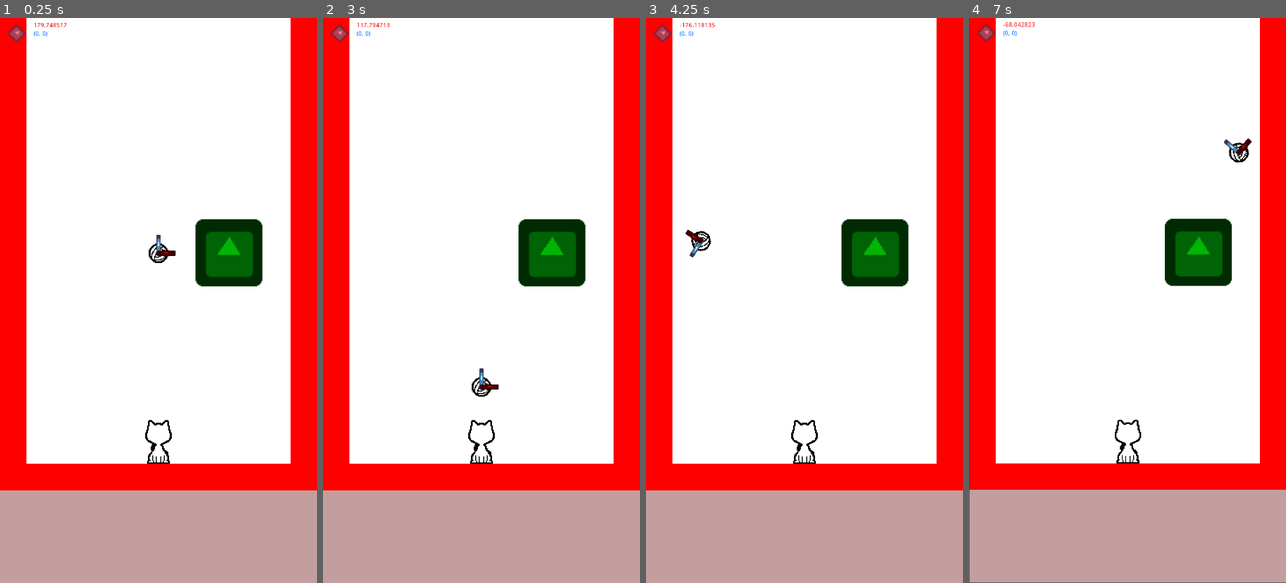
Above: before the commit, frames 1-4 (left to right).
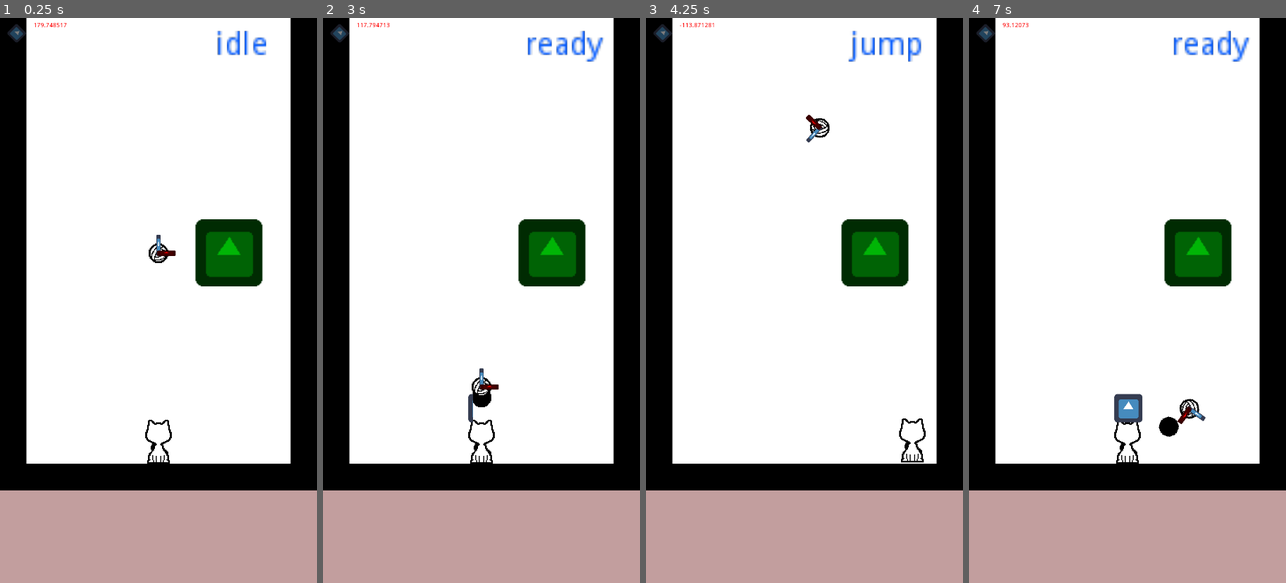
Above: after the commit, the same moments.

Repository: YongHyun-Yi/cat_and_ball
Game: Godot game, scene res://scene/ingame.tscn
Two runs of this game, one before a commit and one after it. Both use one fixed random seed, a clock stepped at 60 frames per second and the inputs below. The engine's default icon, where the game draws it, is replaced by a stand-in: a white triangle on a blue panel in a dark square.
Inputs (mouse positions are in pixels of both pictures, inside the frame that each line leads up to):
- Up to frame 1 (0.25 s): no input
- Up to frame 2 (3 s): click (338, 34) at 0.5 s; click (338, 34) at 1.25 s; click (338, 34) at 2 s; move the mouse to (551, 272) at 2.77 s; hold Right (ui_right) from 2.78 s (still down); tap X (ui_attack) at 2.85 s; click (551, 272) at 2.92 s
- Up to frame 3 (4.25 s): tap Z (ui_jump) at 3.02, 3.05, 3.32 s; release Right (ui_right) at 3.5 s; drag from (741, 328) to (874, 255) at 3.52 s
- Up to frame 4 (7 s): move the mouse to (1159, 176) at 4.27 s; hold Left (ui_left) 4.28-5 s; tap X (ui_attack) at 4.35 s; click (1159, 176) at 4.42 s; tap Z (ui_jump) at 4.55, 5.85, 6.02, 6.32 s; drag from (1111, 413) to (1032, 215) at 5.02 s; move the mouse to (1222, 385) at 5.77 s; hold Right (ui_right) 5.78-6.5 s; click (1222, 385) at 5.92 s; drag from (1032, 215) to (1127, 441) at 6.52 s

The runs differ from the first frame. In frame 1, 19% of the frame differs, in the area x 0-100%, y 0-84%; in frame 2, 19%; in frame 3, 19%; in frame 4, 20%, in the area x 0-100%, y 0-100%.
Error before the commit: Parse Error: Parse error: Spaces used before tabs on a line (res://script/SwipeDetector.gd:13)

Commit message:
이동과 점프와 공격을 합침 터치하면 '준비' 상태가 됨 '준비' 상태에서 좌우로 스와이프하여 각도를 조절 조금 많이 불편함

Diff:
--- a/project.godot
+++ b/project.godot
@@ -47,7 +47,6 @@
 [input_devices]
 
 pointing/emulate_touch_from_mouse=true
-pointing/emulate_mouse_from_touch=false
 
 [rendering]
 
--- a/scene/ingame.tscn
+++ b/scene/ingame.tscn
@@ -10,8 +10,8 @@
 [ext_resource path="res://script/ball_body.gd" type="Script" id=8]
 [ext_resource path="res://sprite/ball2.png" type="Texture" id=9]
 [ext_resource path="res://sprite/icon.png" type="Texture" id=10]
-[ext_resource path="res://script/stick.gd" type="Script" id=11]
-[ext_resource path="res://scene/SwipeDetector.tscn" type="PackedScene" id=12]
+[ext_resource path="res://sprite/control_pannel.png" type="Texture" id=11]
+[ext_resource path="res://sprite/button.png" type="Texture" id=12]
 
 [sub_resource type="RectangleShape2D" id=1]
 extents = Vector2( 70, 72 )
@@ -52,19 +52,16 @@
 "values": [ true ]
 }
 
-[sub_resource type="CircleShape2D" id=6]
-radius = 45.0018
-
-[sub_resource type="PhysicsMaterial" id=7]
+[sub_resource type="PhysicsMaterial" id=6]
 bounce = 0.7
 
-[sub_resource type="CircleShape2D" id=8]
+[sub_resource type="CircleShape2D" id=7]
 radius = 11.5446
 
+[sub_resource type="RectangleShape2D" id=8]
+extents = Vector2( 640, 30 )
+
 [sub_resource type="RectangleShape2D" id=9]
-extents = Vector2( 640, 30 )
-
-[sub_resource type="RectangleShape2D" id=10]
 extents = Vector2( 360, 30 )
 
 [node name="ingame" type="Node2D"]
@@ -85,6 +82,7 @@
 color = Color( 0.619608, 0.392157, 0.392157, 0.619608 )
 
 [node name="enemys" type="Node2D" parent="."]
+editor/display_folded = true
 
 [node name="target" type="Area2D" parent="enemys"]
 position = Vector2( 520, 532 )
@@ -132,17 +130,20 @@
 texture = ExtResource( 5 )
 
 [node name="player" type="Node2D" parent="."]
+editor/display_folded = true
 __meta__ = {
 "_edit_group_": true
 }
 
 [node name="Label" type="Label" parent="player"]
-self_modulate = Color( 0, 0.415686, 1, 1 )
-margin_left = 75.9476
+modulate = Color( 0, 0.345098, 1, 1 )
+margin_left = 450.0
 margin_top = 28.6343
-margin_right = 140.948
+margin_right = 490.0
 margin_bottom = 42.6343
-text = "textextext"
+rect_scale = Vector2( 5, 5 )
+text = "STATE"
+align = 1
 
 [node name="player_body" type="KinematicBody2D" parent="player"]
 position = Vector2( 360, 960 )
@@ -151,22 +152,27 @@
 script = ExtResource( 6 )
 
 [node name="sprite" type="Sprite" parent="player/player_body"]
-position = Vector2( 0, -25.5929 )
+position = Vector2( 0, -1.7605 )
 scale = Vector2( 2, 2 )
 texture = ExtResource( 7 )
 
+[node name="jump_direction" type="Sprite" parent="player/player_body/sprite"]
+visible = false
+self_modulate = Color( 0, 0, 0, 1 )
+texture = ExtResource( 5 )
+offset = Vector2( 0, -50 )
+
 [node name="CollisionShape2D" type="CollisionShape2D" parent="player/player_body"]
-position = Vector2( 0, -24.5929 )
 scale = Vector2( 2, 2 )
 shape = SubResource( 2 )
 
 [node name="attack" type="Area2D" parent="player/player_body"]
+editor/display_folded = true
 collision_layer = 4
 collision_mask = 4
 
 [node name="CollisionShape2D" type="CollisionShape2D" parent="player/player_body/attack"]
 self_modulate = Color( 0, 1, 0.180392, 1 )
-position = Vector2( 0, -25 )
 scale = Vector2( 2, 2 )
 shape = SubResource( 3 )
 one_way_collision = true
@@ -175,16 +181,18 @@
 anims/attack = SubResource( 4 )
 anims/reset = SubResource( 5 )
 
-[node name="wall_detect" type="Area2D" parent="player/player_body"]
-editor/display_folded = true
-
-[node name="CollisionShape2D" type="CollisionShape2D" parent="player/player_body/wall_detect"]
-position = Vector2( 0, -24.5929 )
-shape = SubResource( 6 )
-
-[node name="b_timer" type="Timer" parent="player/player_body"]
+[node name="power_gauge" type="TextureProgress" parent="player/player_body"]
+margin_left = -30.0
+margin_top = -110.0
+margin_right = 34.0
+margin_bottom = -46.0
+min_value = 700.0
+max_value = 1600.0
+value = 700.0
+texture_progress = ExtResource( 4 )
 
 [node name="ball" type="Node2D" parent="."]
+editor/display_folded = true
 
 [node name="Label" type="Label" parent="ball"]
 self_modulate = Color( 1, 0, 0, 1 )
@@ -239,19 +247,19 @@
 margin_top = -400.0
 margin_right = 30.0
 margin_bottom = 670.0
-color = Color( 1, 0, 0, 1 )
+color = Color( 0, 0, 0, 1 )
 
 [node name="wall_left" type="CollisionShape2D" parent="walls/wall_left"]
 position = Vector2( 0, 240 )
 rotation = 1.57079
+shape = SubResource( 8 )
+
+[node name="ceiling" type="StaticBody2D" parent="walls"]
+editor/display_folded = true
+position = Vector2( 360, 30 )
+
+[node name="ceiling" type="CollisionShape2D" parent="walls/ceiling"]
 shape = SubResource( 9 )
-
-[node name="ceiling" type="StaticBody2D" parent="walls"]
-editor/display_folded = true
-position = Vector2( 360, 30 )
-
-[node name="ceiling" type="CollisionShape2D" parent="walls/ceiling"]
-shape = SubResource( 10 )
 
 [node name="wall_right" type="StaticBody2D" parent="walls" groups=[
 "wall",
@@ -266,11 +274,11 @@
 margin_top = -640.0
 margin_right = 30.0
 margin_bottom = 430.0
-color = Color( 1, 0, 0, 1 )
+color = Color( 0, 0, 0, 1 )
 
 [node name="wall_right" type="CollisionShape2D" parent="walls/wall_right"]
 rotation = 1.57079
-shape = SubResource( 9 )
+shape = SubResource( 8 )
 
 [node name="floor" type="StaticBody2D" parent="walls"]
 editor/display_folded = true
@@ -283,39 +291,10 @@
 margin_top = -30.0
 margin_right = 360.0
 margin_bottom = 30.0
-color = Color( 1, 0, 0, 1 )
+color = Color( 0, 0, 0, 1 )
 
 [node name="floor" type="CollisionShape2D" parent="walls/floor"]
-shape = SubResource( 10 )
-
-[node name="ui_left" type="TouchScreenButton" parent="."]
-visible = false
-self_modulate = Color( 1, 1, 1, 0.588235 )
-position = Vector2( 30, 600 )
-scale = Vector2( 2.73438, 2.65625 )
-normal = ExtResource( 10 )
-
-[node name="ui_right" type="TouchScreenButton" parent="."]
-visible = false
-self_modulate = Color( 1, 1, 1, 0.501961 )
-position = Vector2( 240, 600 )
-scale = Vector2( 2.73437, 2.65625 )
-normal = ExtResource( 10 )
-visibility_mode = 1
-
-[node name="ui_jump" type="TouchScreenButton" parent="."]
-visible = false
-self_modulate = Color( 1, 1, 1, 0.513726 )
-position = Vector2( 213, 595 )
-scale = Vector2( 1.71875, 2.65625 )
-normal = ExtResource( 10 )
-
-[node name="ui_attack" type="TouchScreenButton" parent="."]
-visible = false
-self_modulate = Color( 1, 1, 1, 0.513726 )
-position = Vector2( 330, 595 )
-scale = Vector2( 1.719, 2.627 )
-normal = ExtResource( 4 )
+shape = SubResource( 9 )
 
 [node name="reset" type="TextureButton" parent="."]
 self_modulate = Color( 1, 1, 1, 0.490196 )
@@ -327,79 +306,21 @@
 rect_scale = Vector2( 0.5, 0.5 )
 texture_normal = ExtResource( 10 )
 
-[node name="controller" type="Node2D" parent="."]
-editor/display_folded = true
-visible = false
-position = Vector2( 13.9668, -22.7878 )
-
-[node name="circle" type="Sprite" parent="controller"]
-self_modulate = Color( 0, 0, 0, 1 )
-position = Vector2( 90, 715 )
-scale = Vector2( 6, 6 )
-texture = ExtResource( 5 )
-
-[node name="stick" type="TextureButton" parent="controller"]
-margin_left = 54.0
-margin_top = 681.0
-margin_right = 124.0
-margin_bottom = 756.0
-rect_pivot_offset = Vector2( 35, 35 )
-texture_normal = ExtResource( 5 )
-expand = true
-stretch_mode = 4
-script = ExtResource( 11 )
-
-[node name="move" type="TouchScreenButton" parent="."]
-visible = false
-self_modulate = Color( 1, 1, 1, 0.509804 )
-position = Vector2( 30, 600 )
-scale = Vector2( 2.65625, 2.65625 )
-normal = ExtResource( 4 )
-
-[node name="move2" type="TouchScreenButton" parent="."]
-self_modulate = Color( 1, 1, 1, 0 )
-scale = Vector2( 11.25, 20 )
-normal = ExtResource( 4 )
-
-[node name="Sprite" type="Sprite" parent="."]
-visible = false
-self_modulate = Color( 1, 0, 0, 1 )
-position = Vector2( 318, 1180 )
-scale = Vector2( 1.90625, 0.5 )
-texture = ExtResource( 4 )
-
-[node name="Sprite2" type="Sprite" parent="."]
-visible = false
-self_modulate = Color( 0, 0.415686, 1, 1 )
-position = Vector2( 439, 1180 )
-scale = Vector2( 1.90625, 0.5 )
-texture = ExtResource( 4 )
-
-[node name="button2" type="Sprite" parent="."]
-visible = false
-self_modulate = Color( 0, 1, 0.109804, 1 )
-position = Vector2( 312, 1110 )
-scale = Vector2( 2, 2 )
-texture = ExtResource( 4 )
+[node name="control_pannel" type="Sprite" parent="."]
+visible = false
+position = Vector2( 0, 1070 )
+texture = ExtResource( 11 )
 centered = false
 
-[node name="SwipeDetector" parent="." instance=ExtResource( 12 )]
+[node name="left" type="TouchScreenButton" parent="."]
+visible = false
+position = Vector2( 17.4519, 1087 )
+normal = ExtResource( 12 )
+
+[node name="right" type="TouchScreenButton" parent="."]
+visible = false
+position = Vector2( 374, 1087 )
+normal = ExtResource( 12 )
 [connection signal="body_entered" from="enemys/target" to="enemys/target" method="_on_target_body_entered"]
-[connection signal="body_entered" from="player/player_body/attack" to="player/player_body" method="attack_hitted"]
-[connection signal="body_entered" from="player/player_body/wall_detect" to="player/player_body" method="wall_detect"]
-[connection signal="body_entered" from="ball/ball_body" to="ball/ball_body" method="_on_ball_body_body_entered"]
-[connection signal="pressed" from="ui_left" to="player/player_body" method="touch_botton_action_press" binds= [ "ui_left" ]]
-[connection signal="released" from="ui_left" to="player/player_body" method="touch_botton_action_release" binds= [ "ui_left" ]]
-[connection signal="pressed" from="ui_right" to="player/player_body" method="touch_botton_action_press" binds= [ "ui_right" ]]
-[connection signal="released" from="ui_right" to="player/player_body" method="touch_botton_action_release" binds= [ "ui_right" ]]
-[connection signal="pressed" from="ui_jump" to="player/player_body" method="touch_botton_action_press" binds= [ "ui_jump" ]]
-[connection signal="released" from="ui_jump" to="player/player_body" method="touch_botton_action_release" binds= [ "ui_jump" ]]
-[connection signal="pressed" from="ui_attack" to="player/player_body" method="touch_botton_action_press" binds= [ "ui_attack" ]]
-[connection signal="released" from="ui_attack" to="player/player_body" method="touch_botton_action_release" binds= [ "ui_attack" ]]
+[connection signal="body_entered" from="player/player_body/attack" to="player/player_body" method="attack_in"]
 [connection signal="button_up" from="reset" to="." method="restart"]
-[connection signal="button_down" from="controller/stick" to="controller/stick" method="stick_clicked"]
-[connection signal="button_up" from="controller/stick" to="controller/stick" method="stick_releaese"]
-[connection signal="pressed" from="move" to="player/player_body" method="move_button" binds= [ "press" ]]
-[connection signal="released" from="move" to="player/player_body" method="move_button" binds= [ "release" ]]
-[connection signal="pressed" from="move2" to="player/player_body" method="move_button" binds= [ "press" ]]
-[connection signal="released" from="move2" to="player/player_body" method="move_button" binds= [ "release" ]]
--- a/script/ball_body.gd
+++ b/script/ball_body.gd
@@ -10,61 +10,31 @@
 
 # Called every frame. 'delta' is the elapsed time since the previous frame.
 func _process(delta):
-	"""if global_position.x > get_viewport().size.x or global_position.x < 0:
-		speed.x *= -1
-	if global_position.y > get_viewport().size.y or global_position.y < 0:
-		speed.y *= -1
-	global_position += speed"""
 	get_node("../Label").text = str(rad2deg(global_position.angle_to_point(get_node("../../enemys/target").global_position)))#("linear_velocity : "+str(get_linear_velocity ()))
 	ghost_effects()
 	#print(str(rotation_degrees))
 	pass
 
+func hitted(a):
 
-func _on_ball_body_body_entered(body):
-	if body.get_parent().name == "player":
-		#var cha = get_node("../../player/player_body")
-		set_linear_velocity(Vector2(linear_velocity.x/2, 0))
-		apply_impulse(Vector2(0, 0), Vector2(0, -800))#(global_position-cha.global_position)*800)
-		if g_color != "blue":
-			ghost_blue()
-			g_color = "blue"
-		#print("player")
-		var a = get_linear_velocity()
-		#if a.y > 300:
-		#	set_axis_velocity ( Vector2(0, -300) )"""
-	pass # Replace with function body.
-
-func hitted():
-	print("ball")
-	#print("attack point : "+str(a))
-	#set_linear_velocity(a)
-
-	var power = Vector2(0, -2000)
-
-	#rotation_degrees = 0
-	#var aa = rad2deg(global_position.angle_to(get_node("../../enemys/target").global_position))#-90
+	print("a is : "+str(a))
+	var power = Vector2(0, -((a*100)+1100))
+	print("power is : "+str(power))
 
 	var angle = global_position.angle_to_point(get_node("../../enemys/target").global_position) # 목표와의 각도 구하기
 	angle -= deg2rad(90)
 	# 이유는 모르겠으나 0도일때 바라보는 방향과 힘이 작용하는 방향이 다름 오른쪽을 볼때 위로 힘이 작용함
 	#즉 바라보는 방향으로 힘이 작용하길 바란다면 현재 바라보는 각도 - 90 (보는 방향과 작용한느 방향의 각도 차)를 해야함
 
-	#var angle = rad2deg((get_node("../../enemys/target").global_position).angle_to_point(global_position))
-	#look_at(get_node("../../enemys/target").global_position)
-	#print(str(get_node("../../enemys/target").global_position))
-	#print(str(global_position))
-	#rotation_degrees = angle
-	#rotation_degrees = 0.0
-	#set_linear_velocity(Vector2(0, 0))
-	#look_at(get_node("../../enemys/target").global_position)
-	#print("angle is : "+str(angle))
-	#apply_impulse(Vector2(0, 0), power.rotated(rotation_degrees-90))
-
 	set_linear_velocity(Vector2(0, 0))
 	apply_impulse(Vector2(0, 0), power.rotated(angle))
 
 	#print("power is : "+str(power))
+
+func receive():
+	set_linear_velocity(Vector2(0, 0))
+	apply_impulse(Vector2(0, 0), Vector2(0, -700))
+	pass
 
 func ghost_effects():
 	var a = 4
--- a/script/player_body.gd
+++ b/script/player_body.gd
@@ -1,202 +1,95 @@
 extends KinematicBody2D
 
 var velocity = Vector2()
-var speed = 350#250
-var gravity = 2000
+var speed = 350
+var gravity = 5000
 var jump = -700
 var d_jump = -550
 var double_jump = true
-var attack_point = Vector2()
 var move_button_first = Vector2()
 var move_button_press = false
-var move_swipe = false
-var move_way = "center"
-var move_button_timer = 0
-var attack_power = 0
-var mns
+var state = "idle"
+var first = Vector2()
+var last = Vector2()
+var in_area = []
+var in_area_actioned = []
+var power = 0
+onready var dir_sp = $sprite/jump_direction
 
 # Called when the node enters the scene tree for the first time.
 func _ready():
-	get_node("/root/ingame/SwipeDetector").connect("swiped", self, "get_swipe")
 	pass # Replace with function body.
 
 # Called every frame. 'delta' is the elapsed time since the previous frame.
 func _process(delta):
+	get_node("../Label").text = state
+
 	if !is_on_floor():
 		if velocity.y < gravity:
 			velocity.y += gravity * delta
+		if velocity.x != 0:
+			velocity.x = lerp(velocity.x, 0, .1)
+		if state != "jump":
+			state = "jump"
 	else:
 		if double_jump == false:
 			double_jump = true
+		if state == "jump":
+			velocity.x = 0
+			velocity.y = 0
+			power = 0
+			state = "idle"
+
 	if is_on_wall():
-		"""var a = get_slide_collision(1)
-		if a.collider.is_in_group("wall"):
-			print("wall")
-			speed *= -1"""
 		pass
-	#get_input()
-	#velocity.x = speed
-	mns = move_and_slide(velocity, Vector2(0, -1))
-	get_node("../Label").text = str(attack_point)
-	"""
-	if move_button_press == true and move_swipe == false:
-		if move_button_timer < 17:
-			move_button_timer += 1
-			#print("timer is : "+str(move_button_timer))
-			if abs(move_button_first.x - get_global_mouse_position().x) >= 23 :
-				move_swipe = true
-				print("move swipe")
-				var a = get_node("../../button2")
-				#포지션 /110/312/230/
-				if move_button_first.x > get_global_mouse_position().x:
-					if move_way != "left":
 
-						if move_way == "center":
-							a.global_position.x = 312-60
-							velocity.x = -speed
-							move_way = "left"
-						elif move_way == "right":
-							a.global_position.x = 312
-							velocity.x = 0
-							move_way = "center"
+	move_and_slide(velocity, Vector2(0, -1))
 
-						a.global_position.x = 312-60
-						velocity.x = -speed
-						move_way = "left"
-						move_button_first = get_global_mouse_position()
-				elif move_button_first.x < get_global_mouse_position().x:
-					if move_way != "right":
-
-						if move_way == "center":
-							a.global_position.x = 312+60
-							velocity.x = speed
-							move_way = "right"
-						if move_way == "left":
-							a.global_position.x = 312
-							velocity.x = 0
-							move_way = "center"
-
-						a.global_position.x = 312+60
-						velocity.x = speed
-						move_way = "right"
-						move_button_first = get_global_mouse_position()
-		elif move_button_timer == 17:
-			if attack_power < 29:
-				attack_power += 1
-				$sprite.self_modulate = "fff500"
-			elif attack_power == 29:
-				attack_power += 1
-				$sprite.self_modulate = "ff0000"
-			#print("power is : "+str(attack_power))
-			#speed *= 2
-
-	elif move_button_press == true and move_swipe == true:
-		if abs(move_button_first.x - get_global_mouse_position().x) >= 23 :
-				var a = get_node("../../button2")
-				#포지션 /110/170/230/
-				if move_button_first.x > get_global_mouse_position().x:
-					if move_way != "left":
-						if move_way == "center":
-							a.global_position.x = 312-60
-							velocity.x = -speed
-							move_way = "left"
-						elif move_way == "right":
-							a.global_position.x = 312
-							velocity.x = 0
-							move_way = "center"
-						move_button_first = get_global_mouse_position()
-				elif move_button_first.x < get_global_mouse_position().x:
-					if move_way != "right":
-						if move_way == "center":
-							a.global_position.x = 312+60
-							velocity.x = speed
-							move_way = "right"
-						if move_way == "left":
-							a.global_position.x = 312
-							velocity.x = 0
-							move_way = "center"
-						move_button_first = get_global_mouse_position()
-
-	"""
-	# 버튼 없이 화면으로만 조작
-	# 스와이프 양방향으로 이동
-	# 터치 더블터치로 점프
-	# 공격버튼은 하단에 따로 만들것 / 리듬게임처럼 타이밍 맞춰서 누르기?
-	# 양끝을 더블터치하면 다이빙
-	# 벽에 부딫혔을때 점프상태가 아니면 가만히 서있기
+	if state == "ready":
+		last = get_global_mouse_position()
+		var a = clamp((last.x - first.x)/2, -70, 70)
+		dir_sp.rotation_degrees = a
+		if power < 9:
+			power += .4
+			$power_gauge.value = (power * 100) + 700
+		pass
 
 	pass
 
-func get_swipe(a):
-	if a.x > 0:
-		velocity.x = -speed
-	elif a.x < 0:
-		velocity.x = speed
+func _input(event):
+	if event is InputEventScreenTouch:
+		if event.is_pressed():
+			if state == "idle":
+				first = event.position
+				#print("first is : "+str(first))
+				#print("global mouse is : "+str(get_global_mouse_position()))
+				$power_gauge.show()
+				dir_sp.show()
+				state = "ready"
+		else:
+			if state == "ready":
+				velocity = Vector2(0,-((power * 100) + 700))
+				velocity = velocity.rotated(deg2rad(dir_sp.rotation_degrees))
+				velocity.x += (velocity.x * 25)/100 # x값 속력은 부족한것 같아서 추가 보정
+
+				if abs(dir_sp.rotation_degrees) <= 15:
+					print("위쪽")
+				elif abs(dir_sp.rotation_degrees) <= 55:
+					print("대각선")
+				elif abs(dir_sp.rotation_degrees) <= 70:
+					print("옆쪽")
+
+				first = Vector2()
+				last = Vector2()
+				$power_gauge.hide()
+				dir_sp.hide()
+				dir_sp.rotation_degrees = 0
 	pass
 
-func get_input():
-	if Input.is_action_pressed("ui_left"):
-		velocity.x = -speed
-	elif Input.is_action_pressed("ui_right"):
-		velocity.x = speed
-	else:
-		velocity.x = 0
-	if Input.is_action_just_pressed("ui_attack"):
-		$anim.play("attack")
-		pass
-	if Input.is_action_just_pressed("ui_jump"):
-		if self.is_on_floor():
-			velocity.y = jump
-			print("jump!")
-		elif double_jump == true:
-			velocity.y = d_jump
-			double_jump = false
-			print("double jump!")
-
-func touch_botton_action_press(a):
-	Input.action_press(a)
-	get_node("../../"+a).self_modulate = "832f2f2f"
-	pass
-
-func touch_botton_action_release(a):
-	Input.action_release(a)
-	get_node("../../"+a).self_modulate = "83ffffff"
-	pass
-
-func attack_hitted(body):
+func attack_in(body):
 	if body.name == "ball_body":
-		body.hitted()
-
-func wall_detect(body):
-	#if body.name == "wall_left":
-	#	print(body.name)
-	pass
-
-func move_button(a):
-	"""
-	if a == "press":
-		move_button_timer = 0
-		attack_power = 0
-		move_button_press = true
-		move_button_first = get_global_mouse_position()
-	elif a == "release":
-		if move_button_timer < 17 and move_swipe == false:
-			#speed /= 2
-			if is_on_floor():
-				velocity.y = jump
-				print("jump!")
-			elif double_jump == true:
-				velocity.y = d_jump
-				double_jump = false
-				print("double jump!")
-		elif attack_power > 0:
-			$sprite.self_modulate = "ffffff"
-			$anim.play("attack")
-		move_button_first = Vector2()
-		print("attack power is : "+str(attack_power))
-		#else:
-			#speed *= -1
-		move_button_press = false
-		move_swipe = false
-		"""
-	pass
+		if state == "jump":
+			body.hitted(power)
+		elif state == "idle":
+			body.receive()
+	pass # Replace with function body.
Not shown, changed: export_presets.cfg
Not shown: 4 places in scene/ingame.tscn that only renumber resources
Binary file added: sprite/arrow.png
Not shown, added: sprite/arrow.png.import
Binary file added: sprite/button.png
Not shown, added: sprite/button.png.import
Binary file added: sprite/button_pressed.png
Not shown, added: sprite/button_pressed.png.import
Binary file added: sprite/control_pannel.png
Not shown, added: sprite/control_pannel.png.import
